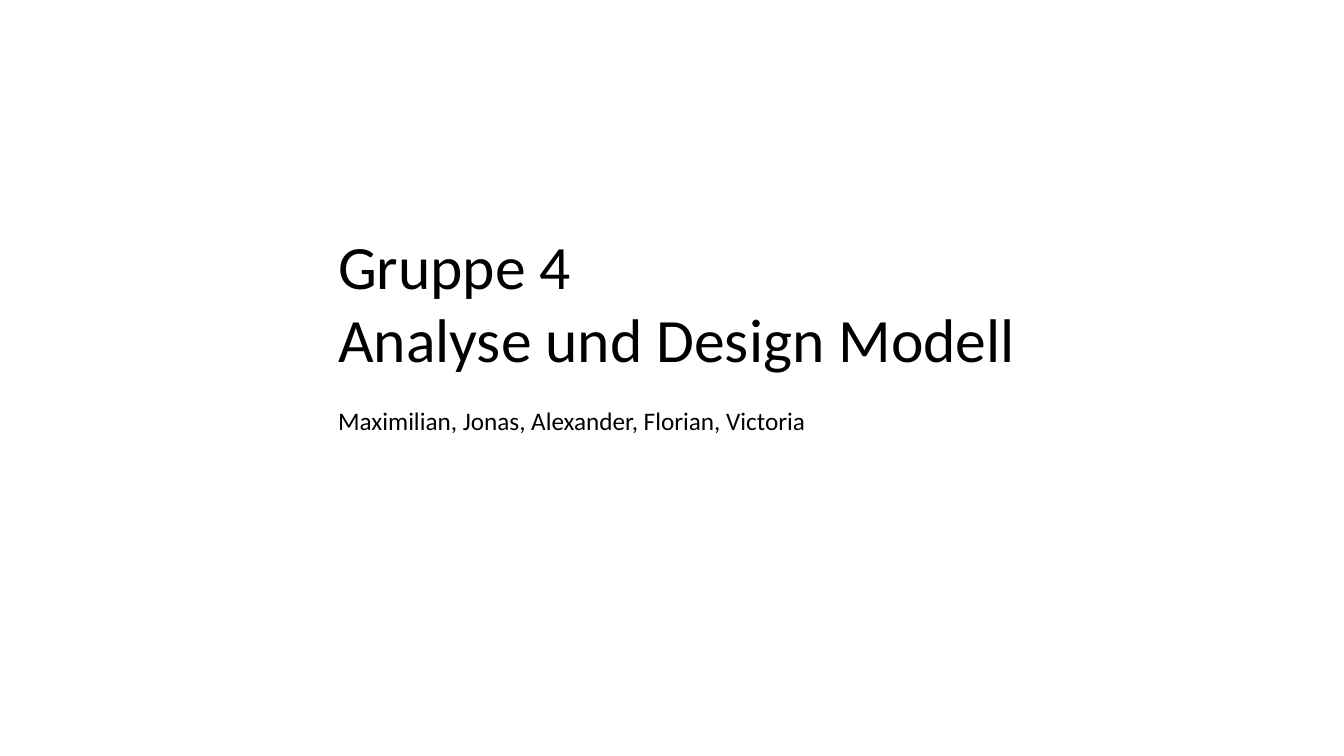
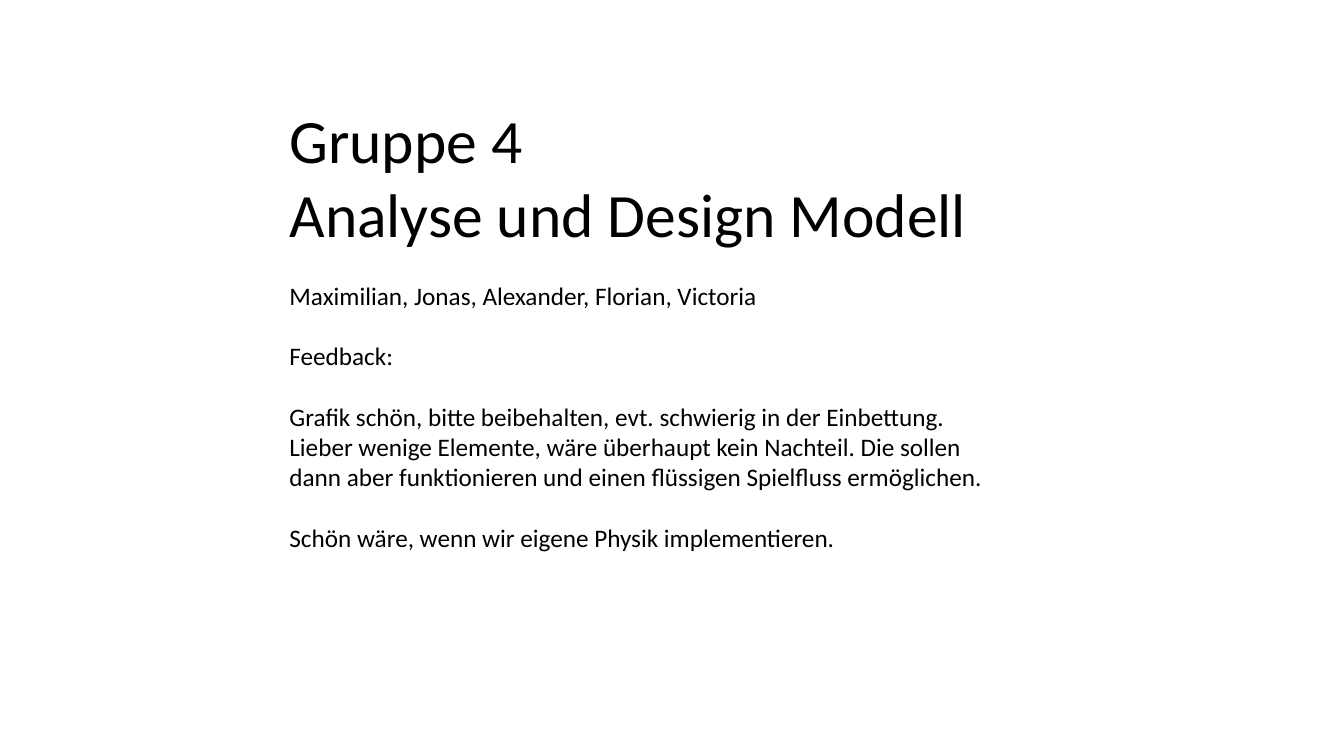
Before and after one commit to jonnyyx/Hole-in-One, a slide deck: slide 1 of BallFall.pptx. Drawn at 1344x756 pixels with LibreOffice and Linux fonts; fonts in the diff are those of the drawing. Boxes give left, top, right and bottom in pixels: in the first picture for what was removed or moved away, otherwise in the second. Text is boxed around its words. In the diff, an @@ line names an element or a change of style, - is before the commit and + after.

Commit message:
Version mit Feedback auf Erster Slide

```diff
--- a/BallFall.pptx
+++ b/BallFall.pptx
@@ text "Gruppe 4" moved from (x1=338, y1=249, x2=1014, y2=433) to (x1=289, y1=123, x2=981, y2=552) @@
@@ text at (x1=289, y1=347, x2=981, y2=552): paragraphs added @@
+Feedback:
+Grafik schön, bitte beibehalten, evt. schwierig in der Einbettung.
+Lieber wenige Elemente, wäre überhaupt kein Nachteil. Die sollen
+dann aber funktionieren und einen flüssigen Spielfluss ermöglichen.
+Schön wäre, wenn wir eigene Physik implementieren.
```
